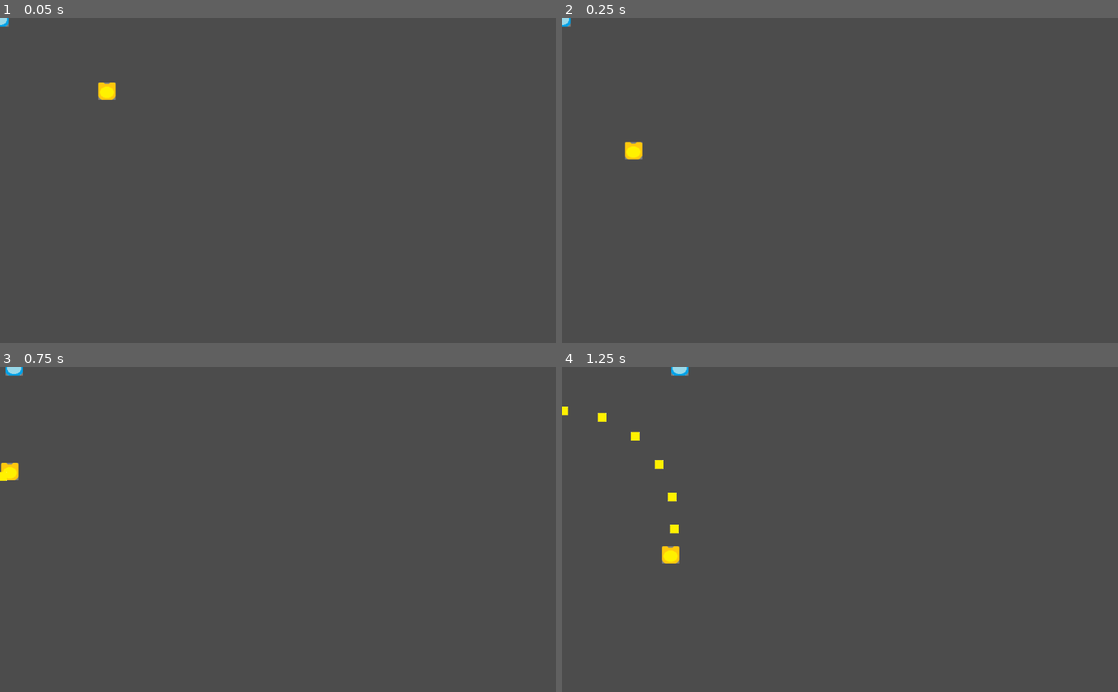
Above: before the commit, frames 1-4 (two rows, left to right).
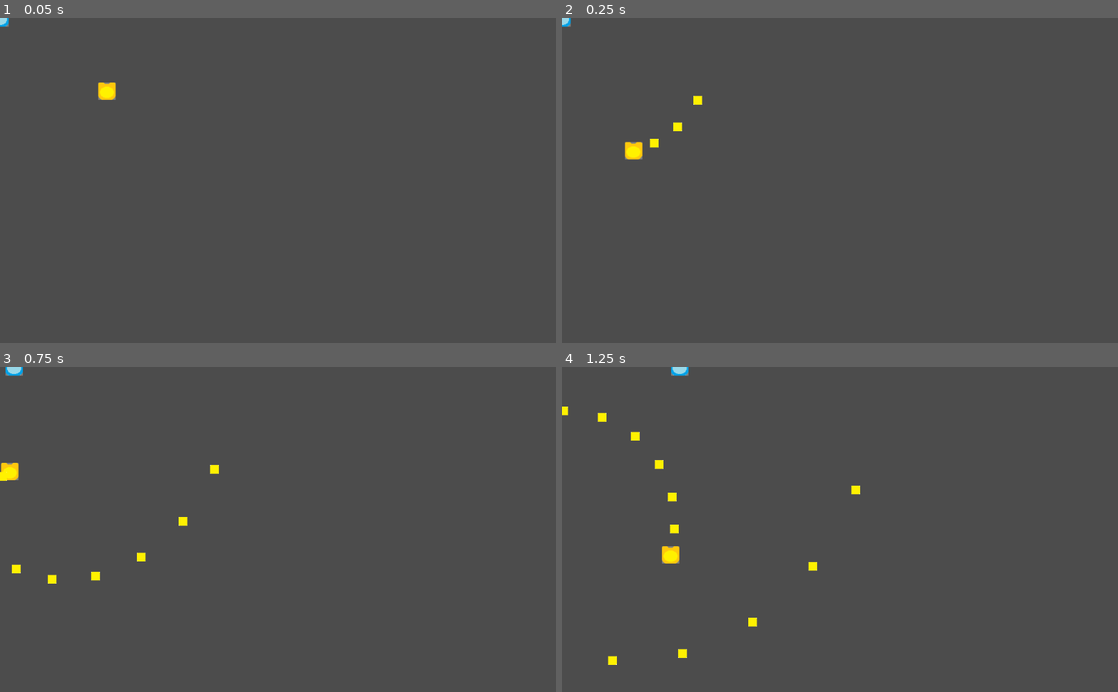
Above: after the commit, the same moments.

Repository: cdlines/PropaneAesthetic-
Game: Godot game, scene res://GameManagerNode2D.tscn
The game is run twice, just before and just after one commit, with the same random seed, the same clock (stepped at 60 frames per second) and the same inputs. Before the commit the project has no main scene; this scene is started directly in both runs.
Inputs:
- Up to frame 1 (0.05 s): no input
- Up to frame 2 (0.25 s): no input
- Up to frame 3 (0.75 s): hold Right (ui_right) from 0.53 s (still down)
- Up to frame 4 (1.25 s): keep holding Right (ui_right)

Frame 1 is identical in both runs. In frame 2, 0.1% of the frame differs, in the area x 15-26%, y 23-40%; in frame 3, 0.3%, in the area x 2-40%, y 30-67%; in frame 4, 0.2%.

Commit message:
Added basic color collision logic (emphasis on basic)
also added directional keys for wasd

Diff:
--- a/bullet/Bullet0.gd
+++ b/bullet/Bullet0.gd
@@ -9,6 +9,7 @@
 var angle = 0
 var origin = Vector2()
 var power = 0
+var color = "Yellow"
 
 func _ready():
 	# Called every time the node is added to the scene.
@@ -44,4 +45,8 @@
 
 func hit(hit_object):
 	if hit_object.get_name() == "PlayerArea2D":
-		call_deferred("queue_free")
+		if hit_object.get_parent().get_color() != color:
+			call_deferred("queue_free")
+
+func get_color():
+	return color
--- a/player/Player.gd
+++ b/player/Player.gd
@@ -8,6 +8,7 @@
 # class member variables go here, for example:
 # var a = 2
 # var b = "textvar"
+var color = "Yellow"
 
 func _ready():
 	# Called every time the node is added to the scene.
@@ -64,5 +65,10 @@
 func hit(hit_object):
 	print(hit_object.get_name())
 	if hit_object.get_name() == "BulletArea2D":
-		health -= hit_object.get_parent().power
-		print(health)
+		if hit_object.get_parent().get_color() != color:
+			health -= hit_object.get_parent().power
+			print(health)
+
+
+func get_color():
+	return self.color
--- a/project.godot
+++ b/project.godot
@@ -11,7 +11,31 @@
 [application]
 
 config/name="PropaneAesthetic-"
+run/main_scene="res://GameManagerNode2D.tscn"
 config/icon="res://icon.png"
+
+[input]
+
+ui_left=[ Object(InputEventKey,"resource_local_to_scene":false,"resource_name":"","device":0,"alt":false,"shift":false,"control":false,"meta":false,"command":false,"pressed":false,"scancode":16777231,"unicode":0,"echo":false,"script":null)
+, Object(InputEventJoypadButton,"resource_local_to_scene":false,"resource_name":"","device":0,"button_index":14,"pressure":0.0,"pressed":false,"script":null)
+, Object(InputEventKey,"resource_local_to_scene":false,"resource_name":"","device":0,"alt":false,"shift":false,"control":false,"meta":false,"command":false,"pressed":false,"scancode":65,"unicode":0,"echo":false,"script":null)
+ ]
+ui_right=[ Object(InputEventKey,"resource_local_to_scene":false,"resource_name":"","device":0,"alt":false,"shift":false,"control":false,"meta":false,"command":false,"pressed":false,"scancode":16777233,"unicode":0,"echo":false,"script":null)
+, Object(InputEventJoypadButton,"resource_local_to_scene":false,"resource_name":"","device":0,"button_index":15,"pressure":0.0,"pressed":false,"script":null)
+, Object(InputEventKey,"resource_local_to_scene":false,"resource_name":"","device":0,"alt":false,"shift":false,"control":false,"meta":false,"command":false,"pressed":false,"scancode":68,"unicode":0,"echo":false,"script":null)
+ ]
+ui_up=[ Object(InputEventKey,"resource_local_to_scene":false,"resource_name":"","device":0,"alt":false,"shift":false,"control":false,"meta":false,"command":false,"pressed":false,"scancode":16777232,"unicode":0,"echo":false,"script":null)
+, Object(InputEventJoypadButton,"resource_local_to_scene":false,"resource_name":"","device":0,"button_index":12,"pressure":0.0,"pressed":false,"script":null)
+, Object(InputEventKey,"resource_local_to_scene":false,"resource_name":"","device":0,"alt":false,"shift":false,"control":false,"meta":false,"command":false,"pressed":false,"scancode":87,"unicode":0,"echo":false,"script":null)
+ ]
+ui_down=[ Object(InputEventKey,"resource_local_to_scene":false,"resource_name":"","device":0,"alt":false,"shift":false,"control":false,"meta":false,"command":false,"pressed":false,"scancode":16777234,"unicode":0,"echo":false,"script":null)
+, Object(InputEventJoypadButton,"resource_local_to_scene":false,"resource_name":"","device":0,"button_index":13,"pressure":0.0,"pressed":false,"script":null)
+, Object(InputEventKey,"resource_local_to_scene":false,"resource_name":"","device":0,"alt":false,"shift":false,"control":false,"meta":false,"command":false,"pressed":false,"scancode":83,"unicode":0,"echo":false,"script":null)
+ ]
+left_click=[ Object(InputEventMouseButton,"resource_local_to_scene":false,"resource_name":"","device":0,"alt":false,"shift":false,"control":false,"meta":false,"command":false,"button_mask":0,"position":Vector2( 0, 0 ),"global_position":Vector2( 0, 0 ),"factor":1.0,"button_index":1,"pressed":false,"doubleclick":false,"script":null)
+ ]
+right_click=[ Object(InputEventMouseButton,"resource_local_to_scene":false,"resource_name":"","device":0,"alt":false,"shift":false,"control":false,"meta":false,"command":false,"button_mask":0,"position":Vector2( 0, 0 ),"global_position":Vector2( 0, 0 ),"factor":1.0,"button_index":2,"pressed":false,"doubleclick":false,"script":null)
+ ]
 
 [rendering]
 
--- a/turret/Turret0.gd
+++ b/turret/Turret0.gd
@@ -8,6 +8,7 @@
 var HEIGHT = ProjectSettings.get_setting("display/window/size/height")
 const PADDING = 100
 const SPEED = 200
+var color = "Yellow"
 
 func _ready():
 	# Called every time the node is added to the scene.
@@ -44,4 +45,9 @@
 
 func hit(hit_object):
 	if hit_object.get_name() == "PlayerArea2D":
-		call_deferred("queue_free")
+		#print(hit_object.get_parent().get_color())
+		if color != hit_object.get_parent().get_color():
+			call_deferred("queue_free")
+
+func get_color():
+	return self.color
Not shown, added: Bullet.png.import
Not shown, added: CompletedBlueGuy.png.import
Not shown, added: Happy.png.import
Not shown, added: Unhappy.png.import
